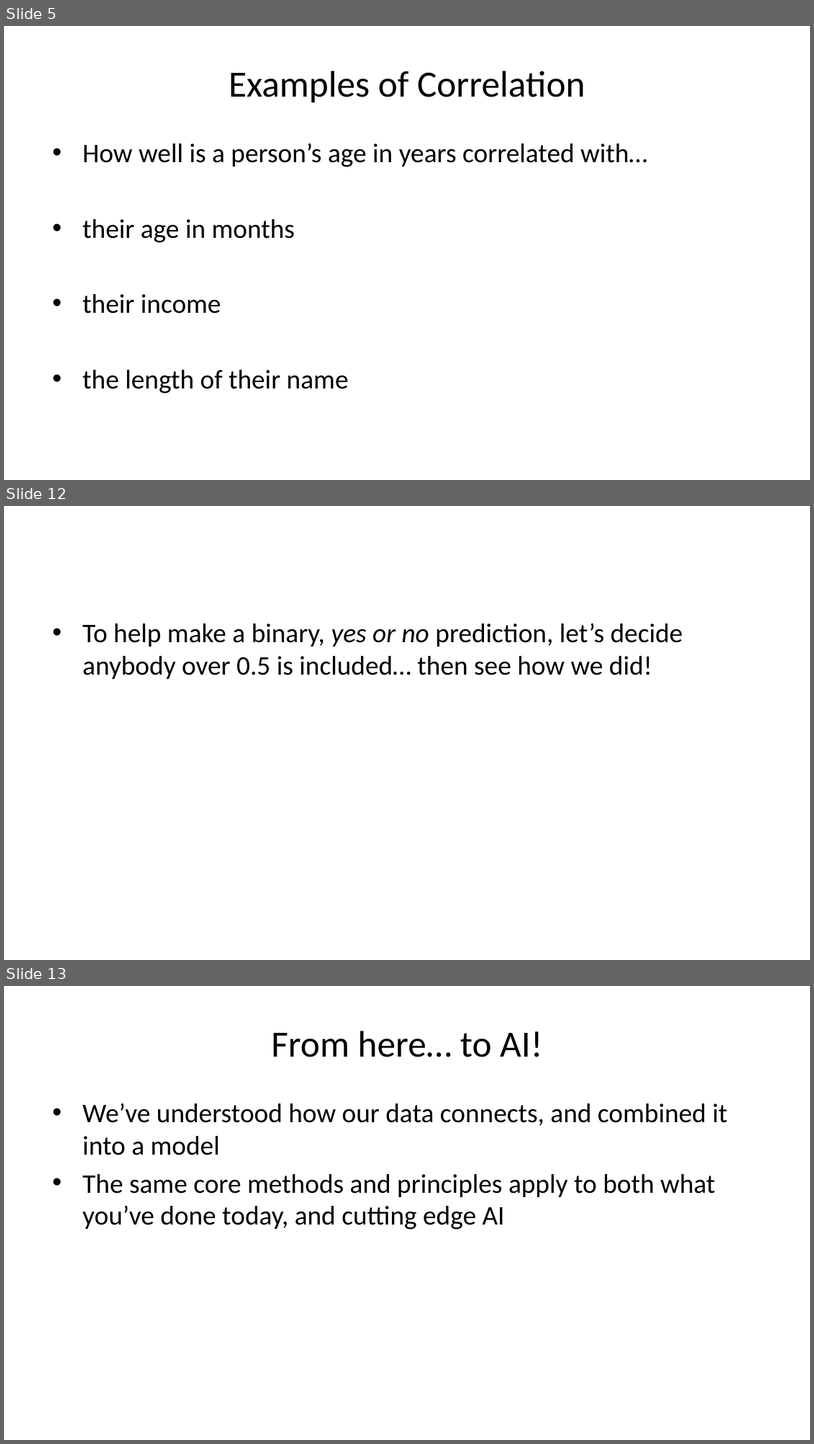
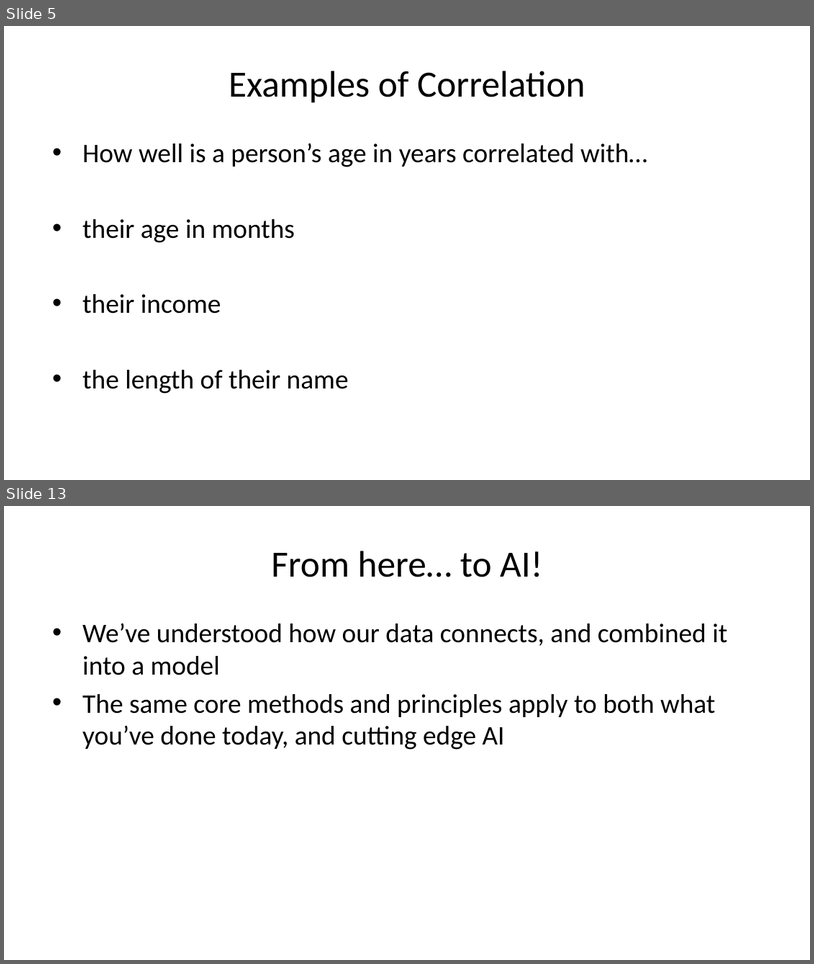
Before and after one commit to AndreasVarotsis/applied-modelling, a slide deck: slides/modelling-tutorial-senior-leaders-ppt.pptx. Shown one above the other, each under a label of ours: slides 5, 12 and 13 before the commit, slides 5 and 13 after it; the slides between them are not shown. The pictures are 814x1444 and 814x964 pixels, drawn with LibreOffice and Linux fonts; fonts in the diff are those of the drawing. Boxes give left, top, right and bottom in pixels: in the first picture for what was removed or moved away, otherwise in the second. Text is boxed around its words. In the diff, an @@ line names an element or a change of style, - is before the commit and + after.

```diff
--- a/slides/modelling-tutorial-senior-leaders-ppt.pptx
+++ b/slides/modelling-tutorial-senior-leaders-ppt.pptx
@@ slide 12 removed at (x1=4, y1=506, x2=810, y2=960), background #FFFFFF @@
@@ text removed at (x1=82, y1=623, x2=684, y2=679) @@
-• To help make a binary, yes or no prediction, let’s decide anybody over 0.5 is included… then see how we did!
```
Also in this commit, not shown: 9 slides changed, 5 slides added, 7 other files.
